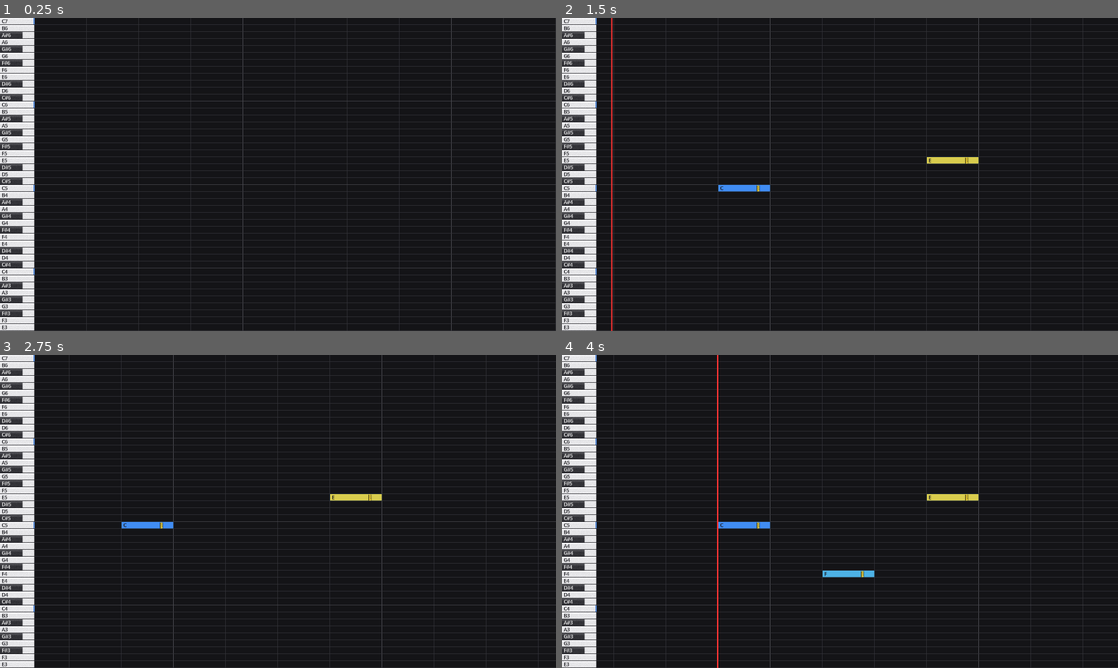
Above: before the commit, frames 1-4 (two rows, left to right).
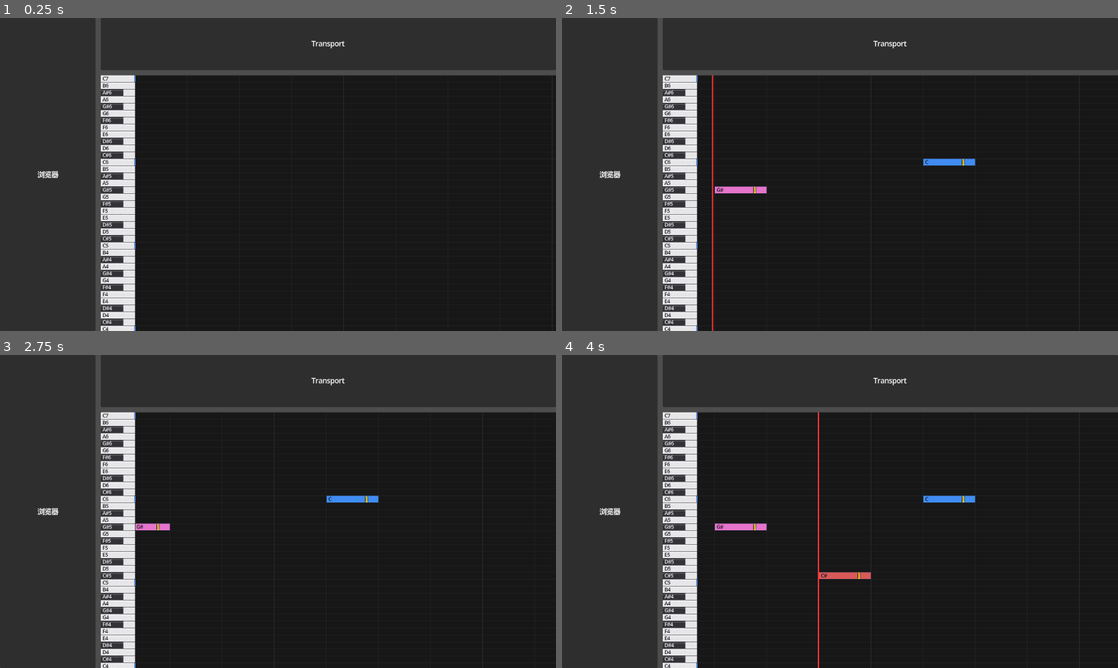
Above: after the commit, the same moments.

Repository: Touma-Kazusa2/SimpleDAW
Game: Godot game, scene res://simple_daw.tscn
Same seed, same stepped clock (60 frames per second), same inputs: the game is played once before the commit and once after it. Before the commit the project starts from res://main.tscn.
Inputs (mouse positions are in pixels of both pictures, inside the frame that each line leads up to):
- Up to frame 1 (0.25 s): no input
- Up to frame 2 (1.5 s): tap Enter at 0.5 s; move the mouse to (962, 158) at 0.52 s; hold Right 0.53-1.25 s; tap Ctrl at 0.6 s; click (962, 158) at 0.67 s; tap Space at 0.77, 1.25 s; drag from (728, 190) to (812, 237) at 1.27 s
- Up to frame 3 (2.75 s): tap Enter at 2 s; move the mouse to (333, 442) at 2.02 s; hold Right from 2.03 s (still down); tap G at 2.1 s
- Up to frame 4 (4 s): release Right at 2.75 s; tap Space at 2.75, 3.77 s; drag from (812, 574) to (673, 464) at 2.77 s; move the mouse to (1006, 558) at 3.52 s; hold Left from 3.53 s (still down); tap L at 3.6 s

The runs differ from the first frame. In frame 1, 35% of the frame differs, in the area x 0-100%, y 0-100%; in frame 2, 36%; in frame 3, 36%; in frame 4, 37%.

Commit message:
Add SimpleDAW layout scene

Diff:
--- a/project.godot
+++ b/project.godot
@@ -13,7 +13,7 @@
 [application]
 
 config/name="SimpleDAW"
-run/main_scene="res://main.tscn"
+run/main_scene="res://simple_daw.tscn"
 config/features=PackedStringArray("4.5")
 
 [display]
--- /dev/null
+++ b/simple_daw.tscn
@@ -0,0 +1,65 @@
+[gd_scene load_steps=2 format=3]
+
+[ext_resource type="PackedScene" path="res://main.tscn" id="1_pianoroll"]
+
+[node name="SimpleDAW" type="Control"]
+layout_mode = 3
+anchors_preset = 15
+anchor_right = 1.0
+anchor_bottom = 1.0
+grow_horizontal = 2
+grow_vertical = 2
+
+[node name="MainSplit" type="HSplitContainer" parent="."]
+layout_mode = 1
+anchors_preset = 15
+anchor_right = 1.0
+anchor_bottom = 1.0
+grow_horizontal = 2
+grow_vertical = 2
+
+[node name="BrowserPanel" type="PanelContainer" parent="MainSplit"]
+custom_minimum_size = Vector2(220, 0)
+size_flags_vertical = 3
+
+[node name="BrowserLabel" type="Label" parent="MainSplit/BrowserPanel"]
+layout_mode = 1
+anchors_preset = 15
+anchor_right = 1.0
+anchor_bottom = 1.0
+grow_horizontal = 2
+grow_vertical = 2
+text = "浏览器"
+horizontal_alignment = 1
+vertical_alignment = 1
+
+[node name="RightSplit" type="VSplitContainer" parent="MainSplit"]
+size_flags_horizontal = 3
+size_flags_vertical = 3
+
+[node name="TransportPanel" type="PanelContainer" parent="MainSplit/RightSplit"]
+custom_minimum_size = Vector2(0, 120)
+size_flags_horizontal = 3
+
+[node name="TransportLabel" type="Label" parent="MainSplit/RightSplit/TransportPanel"]
+layout_mode = 1
+anchors_preset = 15
+anchor_right = 1.0
+anchor_bottom = 1.0
+grow_horizontal = 2
+grow_vertical = 2
+text = "Transport"
+horizontal_alignment = 1
+vertical_alignment = 1
+
+[node name="PianoRollPanel" type="PanelContainer" parent="MainSplit/RightSplit"]
+size_flags_horizontal = 3
+size_flags_vertical = 3
+
+[node name="PianoRoll" parent="MainSplit/RightSplit/PianoRollPanel" instance=ExtResource("1_pianoroll")]
+layout_mode = 1
+anchors_preset = 15
+anchor_right = 1.0
+anchor_bottom = 1.0
+grow_horizontal = 2
+grow_vertical = 2
